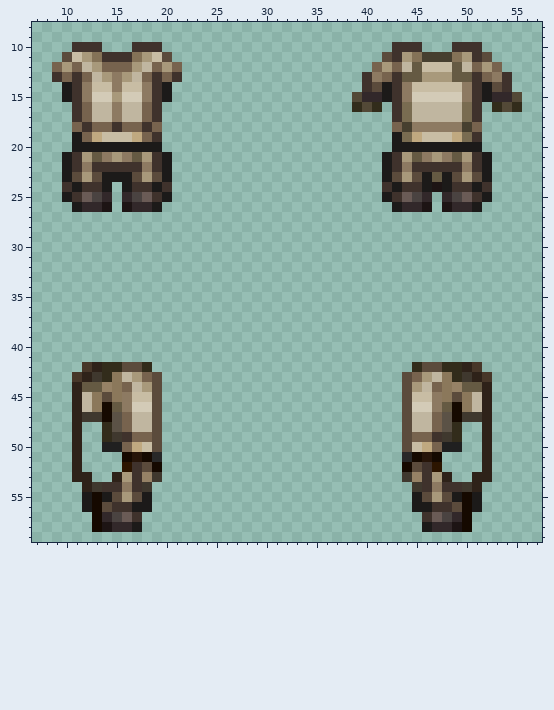
A pixel-art sprite gets an edit: Resources/Textures/_RMC14/Objects/Clothing/Uniforms/Supply/cargo_tech.rsi/jacket-equipped-INNERCLOTHING.png. The picture above is the old version.
The file is 64x64 pixels. Colours within 5 levels of each other are drawn and written as one. Shown: x 7..57, y 8..59.
After the commit:
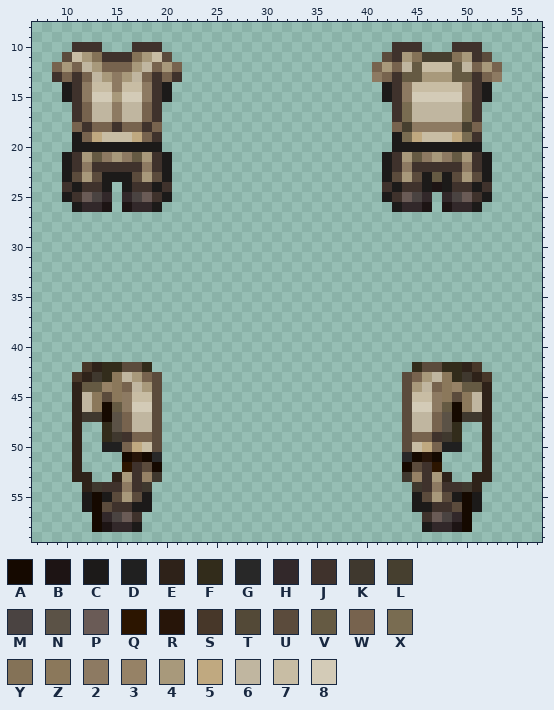
Palette (. is transparent): A #150900  B #1d1414  C #1c1a19  D #202020  E #2e2219  F #322c1b  G #282828  H #32282a  J #3f322c  K #3f382e  L #463f2f  M #4a4341  N #5b5246  P #6a5b56  Q #2c1500  R #271509  S #473729  T #534937  U #5b4b3c  V #655a43  W #77634e  X #796c51  Y #847257  Z #8b785b  2 #8d7a62  3 #968266  4 #a8997b  5 #c0a980  6 #c0b6a0  7 #c8bda4  8 #d3cbb7
Edits made:
The author cleared colour F in row 16 at x 39, 41, 53 and 55.
The author cleared colour H in row 15 at x 40 to 41 and 53 to 54.
The author cleared colour J in rows 13 to 14 at x 40 and 54.
The author cleared colour T in row 15 at x 39 and 55; in row 16 at x 40 and 54.
The author cleared colour U in row 14 at x 41 and 53.
Where, in picture pixels (left, top, right, bottom), the same in both pictures:
erased: (352, 72, 382, 112)
erased: (492, 72, 522, 112)
